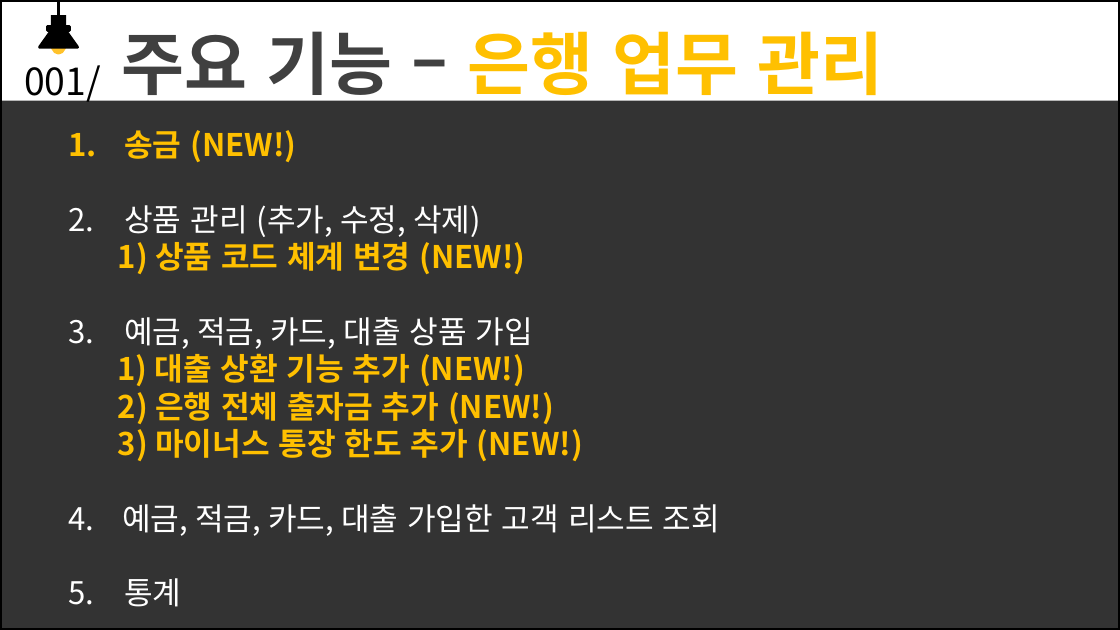
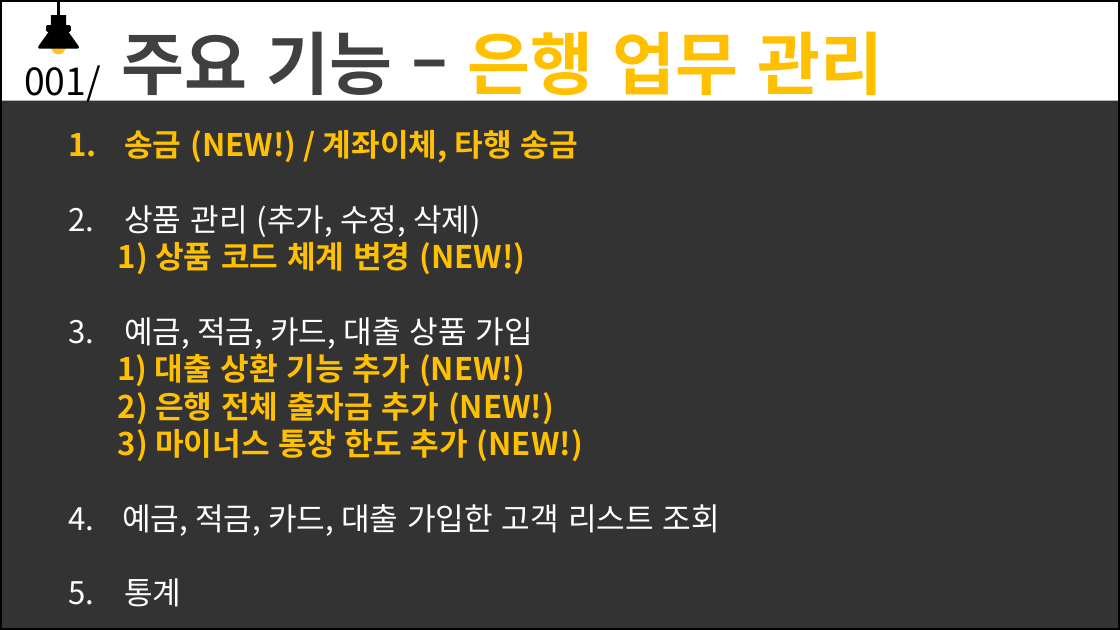
Before and after one commit to jyh0131/YN_bank, a slide deck: slide 6 of WebContent/file/JSP 프레젠테이션.pptx. Drawn at 1120x630 pixels with LibreOffice and Linux fonts; fonts in the diff are those of the drawing; background and template pictures are left out. Boxes give left, top, right and bottom in pixels: in the first picture for what was removed or moved away, otherwise in the second. Text is boxed around its words. In the diff, an @@ line names an element or a change of style, - is before the commit and + after.

```diff
--- a/WebContent/file/JSP 프레젠테이션.pptx
+++ b/WebContent/file/JSP 프레젠테이션.pptx
@@ text at [124, 130, 578, 163]: text changed @@
-1. 송금 (NEW!)
+1. 송금 (NEW!) / 계좌이체, 타행 송금
```
Also in this commit, not shown: 4 other slides changed, 2 other files.
